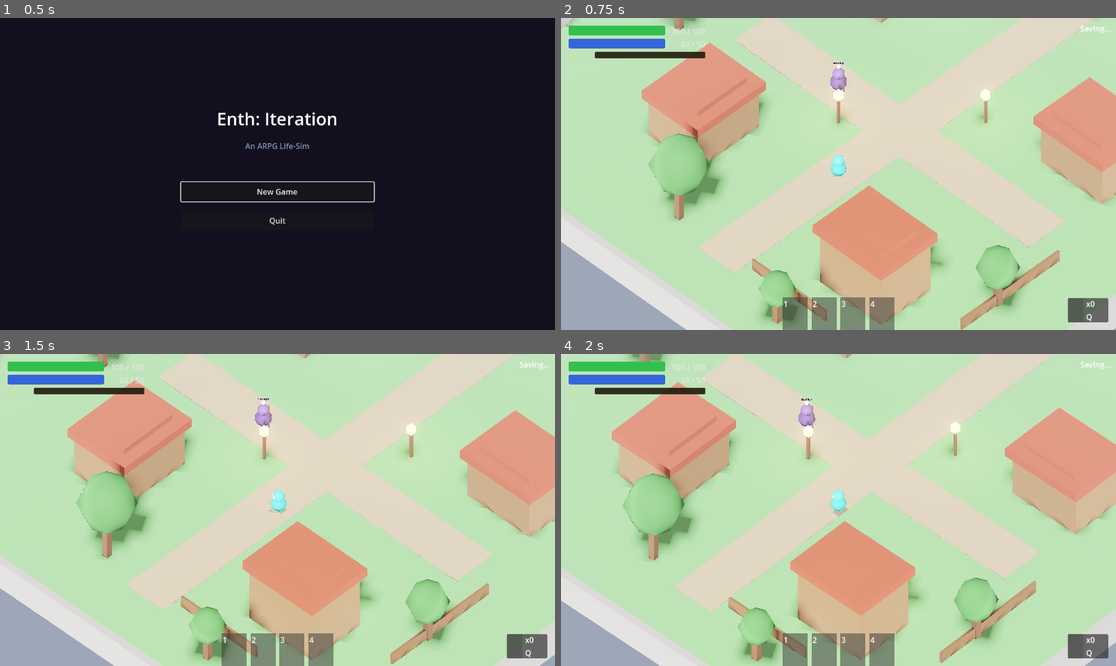
Above: before the commit, frames 1-4 (two rows, left to right).
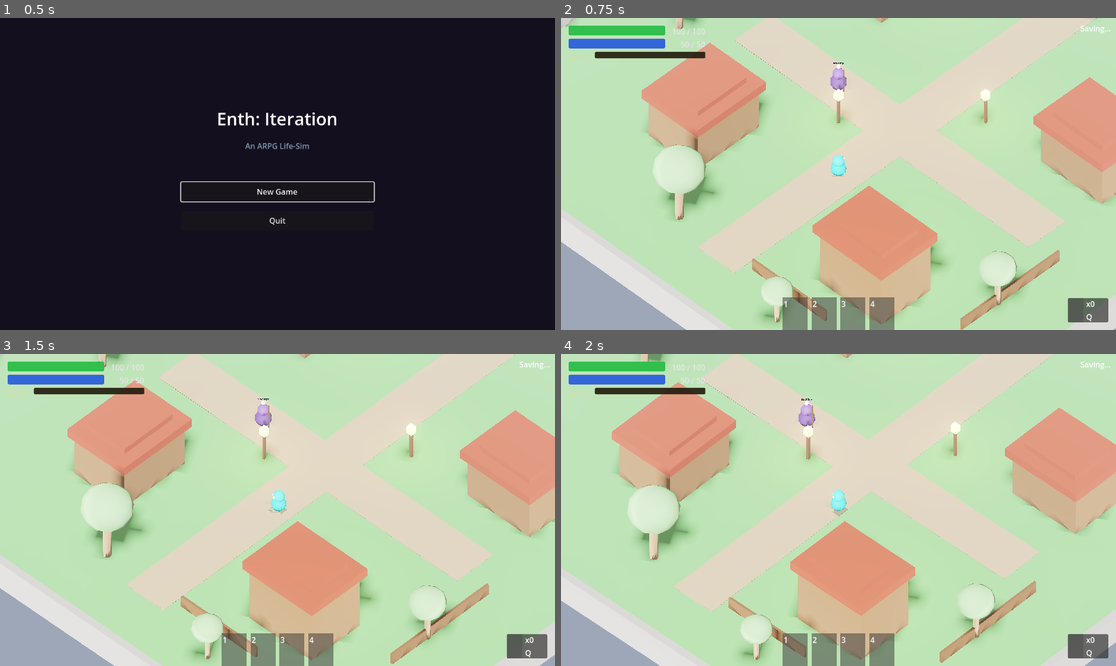
Above: after the commit, the same moments.

Repository: hwashburn1011/enth-iteration
Game: Godot game, scene res://scenes/main/MainMenu.tscn
Same seed, same stepped clock (60 frames per second), same inputs: the game is played once before the commit and once after it.
Inputs (mouse positions are in pixels of both pictures, inside the frame that each line leads up to):
- Up to frame 1 (0.5 s): no input
- Up to frame 2 (0.75 s): click "New Game" at 0.5 s
- Up to frame 3 (1.5 s): tap Enter at 1.25 s; move the mouse to (399, 494) at 1.27 s; hold D (move_right) from 1.28 s (still down); tap 1 (ability_1) at 1.35 s; click (399, 494) at 1.42 s
- Up to frame 4 (2 s): keep holding D (move_right)

Frame 1 is identical in both runs. In frame 2, 3.8% of the frame differs, in the area x 15-85%, y 0-98%; in frame 3, 3.8%; in frame 4, 3.9%, in the area x 11-80%, y 0-100%.

Commit message:
visual: Blender-made 3D models — cottage, workshop, globbler, glitch bug, tree
Created proper 3D models in Blender with beveled edges for chunky
Emberville aesthetic:
- cottage_01.glb: Warm brown walls, red peaked roof, chimney, round
  glowing windows, dark wood door
- workshop_01.glb: Taller variant with single window
- globbler.glb: Cyan player character with body, head, eyes, pupils,
  arm stubs, feet — proper smooth shading
- glitch_bug.glb: Red low-poly spiky sphere with cone protrusions,
  yellow glowing eyes
- tree_01.glb: Bark cylinder trunk, icosphere leaf canopy

Town now loads Blender tree model when available (with scale variation),
falls back to CSG primitives.

Co-Authored-By: Claude Opus 4.6 (1M context) <noreply@anthropic.com>

Diff:
--- a/scenes/town/town.gd
+++ b/scenes/town/town.gd
@@ -205,29 +205,37 @@
 
 
 func _add_tree(parent: Node3D, pos: Vector3, canopy_radius: float, trunk_height: float) -> void:
-	var tree: Node3D = Node3D.new()
-	tree.position = pos
-	# Trunk
-	var trunk: CSGBox3D = CSGBox3D.new()
-	trunk.size = Vector3(0.4, trunk_height, 0.4)
-	trunk.position = Vector3(0, trunk_height / 2.0, 0)
-	var trunk_mat: StandardMaterial3D = StandardMaterial3D.new()
-	trunk_mat.albedo_color = Color(0.40, 0.28, 0.18)
-	trunk_mat.roughness = 0.9
-	trunk.material = trunk_mat
-	tree.add_child(trunk)
-	# Canopy (sphere)
-	var canopy: CSGSphere3D = CSGSphere3D.new()
-	canopy.radius = canopy_radius
-	canopy.radial_segments = 8
-	canopy.rings = 4
-	canopy.position = Vector3(0, trunk_height + canopy_radius * 0.7, 0)
-	var leaf_mat: StandardMaterial3D = StandardMaterial3D.new()
-	leaf_mat.albedo_color = Color(0.30, 0.55, 0.28)
-	leaf_mat.roughness = 0.85
-	canopy.material = leaf_mat
-	tree.add_child(canopy)
-	parent.add_child(tree)
+	# Try to use Blender-made model, fall back to CSG
+	var tree_scene: PackedScene = load("res://assets/models/props/tree_01.glb") as PackedScene
+	if tree_scene:
+		var tree: Node3D = tree_scene.instantiate() as Node3D
+		var scale_factor: float = canopy_radius / 1.3  # Base model has radius 1.3
+		tree.scale = Vector3(scale_factor, scale_factor, scale_factor)
+		parent.add_child(tree)
+		tree.global_position = pos
+	else:
+		# Fallback to CSG
+		var tree: Node3D = Node3D.new()
+		tree.position = pos
+		var trunk: CSGBox3D = CSGBox3D.new()
+		trunk.size = Vector3(0.4, trunk_height, 0.4)
+		trunk.position = Vector3(0, trunk_height / 2.0, 0)
+		var trunk_mat: StandardMaterial3D = StandardMaterial3D.new()
+		trunk_mat.albedo_color = Color(0.40, 0.28, 0.18)
+		trunk_mat.roughness = 0.9
+		trunk.material = trunk_mat
+		tree.add_child(trunk)
+		var canopy: CSGSphere3D = CSGSphere3D.new()
+		canopy.radius = canopy_radius
+		canopy.radial_segments = 8
+		canopy.rings = 4
+		canopy.position = Vector3(0, trunk_height + canopy_radius * 0.7, 0)
+		var leaf_mat: StandardMaterial3D = StandardMaterial3D.new()
+		leaf_mat.albedo_color = Color(0.30, 0.55, 0.28)
+		leaf_mat.roughness = 0.85
+		canopy.material = leaf_mat
+		tree.add_child(canopy)
+		parent.add_child(tree)
 
 
 func _add_lantern(parent: Node3D, pos: Vector3) -> void:
Binary file added: assets/models/buildings/cottage_01.glb
Binary file added: assets/models/buildings/workshop_01.glb
Binary file added: assets/models/characters/globbler.glb
Binary file added: assets/models/enemies/glitch_bug.glb
Binary file added: assets/models/props/tree_01.glb
